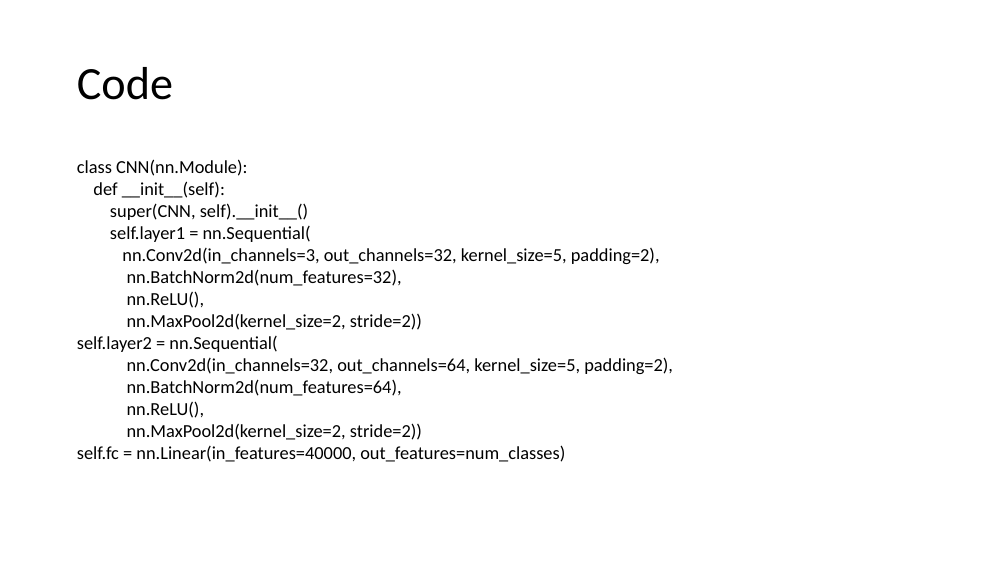
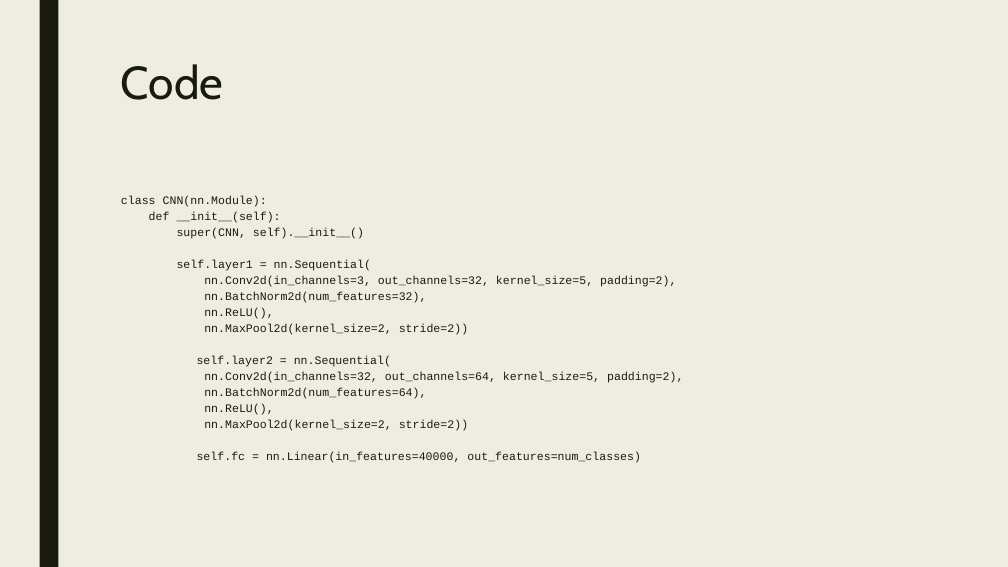
Before and after one commit to htappa/CNN-ImageClassification, a slide deck: slide 7 of Final-Group-Presentation/Group4ProjectPresentation.pptx. Drawn at 1008x567 pixels with LibreOffice and Linux fonts; fonts in the diff are those of the drawing. Boxes give left, top, right and bottom in pixels: in the first picture for what was removed or moved away, otherwise in the second. Text is boxed around its words. In the diff, an @@ line names an element or a change of style, - is before the commit and + after.

```diff
--- a/Final-Group-Presentation/Group4ProjectPresentation.pptx
+++ b/Final-Group-Presentation/Group4ProjectPresentation.pptx
@@ background #FFFFFF to #EFEDE3 @@
@@ rectangle added at box(39, 0, 58, 567), fill #191B0E @@
@@ title "Code": place and size @@
-title "Code" at box(77, 67, 173, 100)
+title "Code" at box(121, 64, 224, 100)
@@ title "Code" at box(121, 64, 224, 100): font Calibri to Cabin, text colour #000000 to #191B0E; line spacing 0.9 to 0.89; vertical alignment middle to top @@
@@ text "class CNN(nn.Module):": place and size @@
-text "class CNN(nn.Module):" at box(77, 159, 673, 462)
+text "class CNN(nn.Module):" at box(121, 196, 683, 463)
@@ text "class CNN(nn.Module):" at box(121, 196, 683, 463): size 17.5 to 11 pt, font Calibri to Courier New, text colour #000000 to #191B0E; more space between paragraphs @@
```
Also in this commit, not shown: 8 other slides changed, 4 slides added, 2 slides removed, 1 other file.
